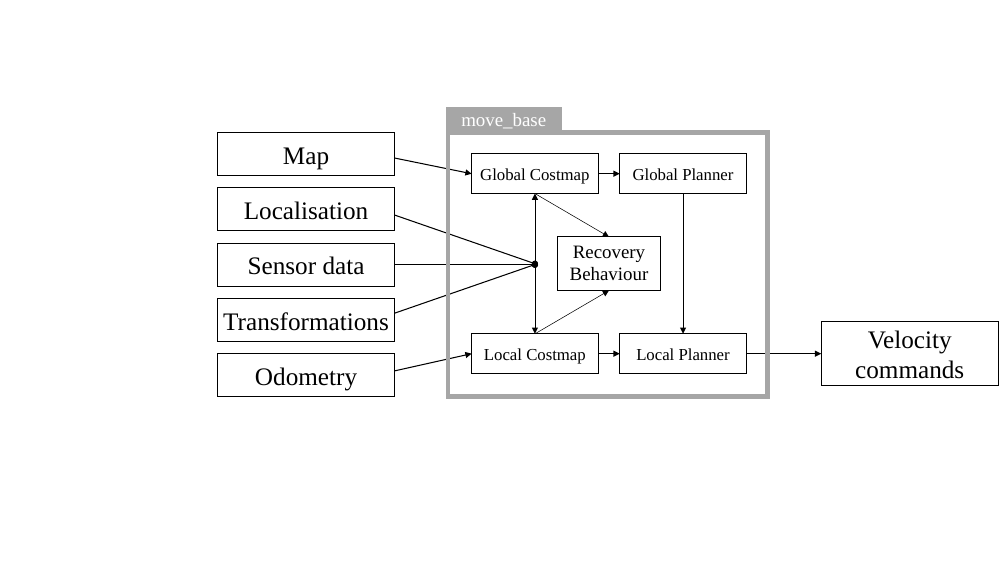
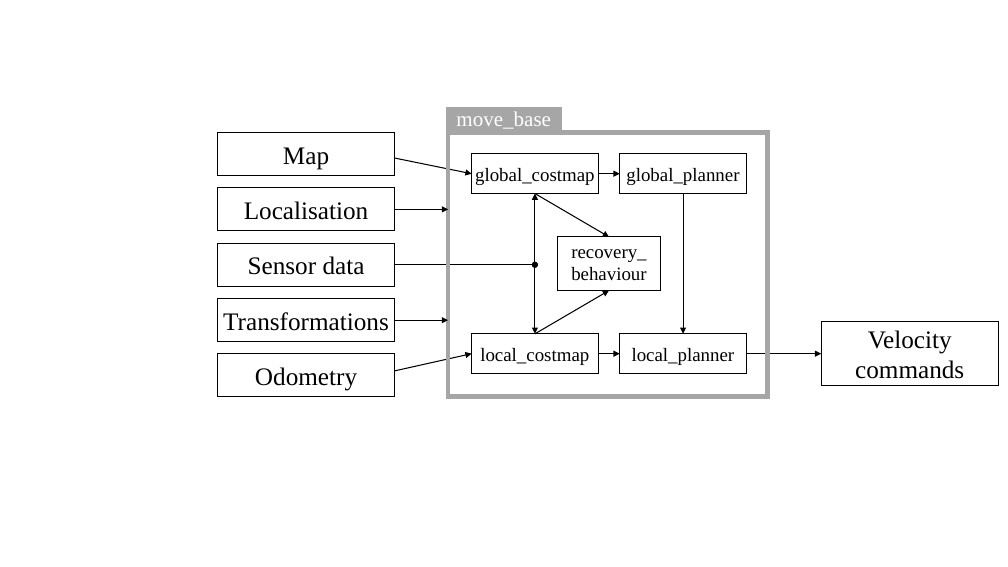
Before and after one commit to jensdehoog95/MAP2017, a slide deck: slide 2 of Paper/Metadata/Navstack.pptx. Drawn at 1008x567 pixels with LibreOffice and Linux fonts; fonts in the diff are those of the drawing. Boxes give left, top, right and bottom in pixels: in the first picture for what was removed or moved away, otherwise in the second. Text is boxed around its words. In the diff, an @@ line names an element or a change of style, - is before the commit and + after.

```diff
--- a/Paper/Metadata/Navstack.pptx
+++ b/Paper/Metadata/Navstack.pptx
@@ rectangle "move_base" at (448,109,560,128): size 18 to 20 pt @@
@@ text in rectangle at (475,168,595,185): text changed; size 16 to 18 pt @@
-Global Costmap
+global_costmap
@@ text in rectangle at (626,168,739,185): text changed; size 16 to 18 pt @@
-Global Planner
+global_planner
@@ arrow moved from (378, 209) - (535, 264) to (395, 209) - (448, 209) @@
@@ arrow (395, 209) - (448, 209): arrowheads changed @@
@@ arrow (535, 194) - (609, 237): stroke #000000 0.5 pt to #000000 1 pt @@
@@ text in rectangle at (571,249,646,281): text changed @@
-Recovery
-Behaviour
+recovery_
+behaviour
@@ arrow (535, 334) - (609, 290): stroke #000000 0.5 pt to #000000 1 pt @@
@@ arrow moved from (374, 321) - (535, 265) to (395, 321) - (448, 321) @@
@@ arrow (395, 321) - (448, 321): arrowheads changed @@
@@ text in rectangle at (480,348,589,365): text changed; size 16 to 18 pt @@
-Local Costmap
+local_costmap
@@ text in rectangle at (632,348,735,365): text changed; size 16 to 18 pt @@
-Local Planner
+local_planner
```
Also in this commit, not shown: 1 slide added, 3 other files.
